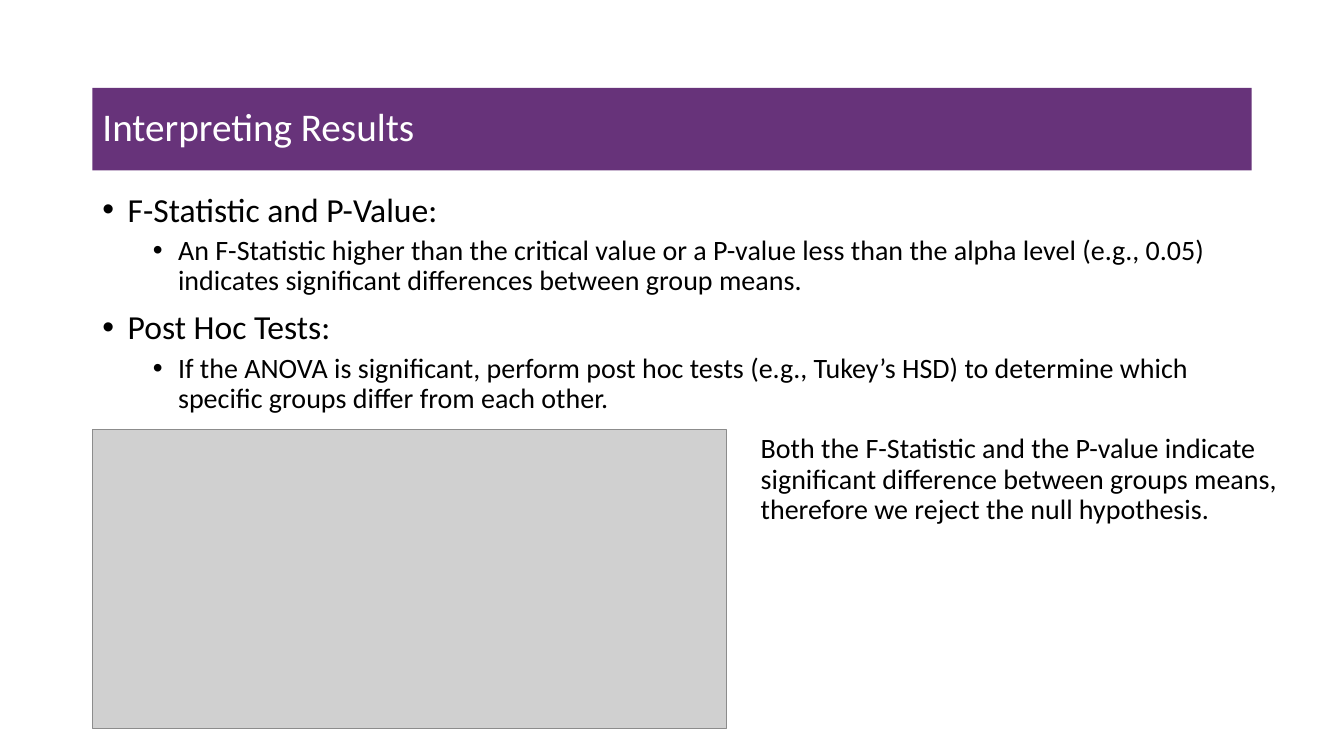
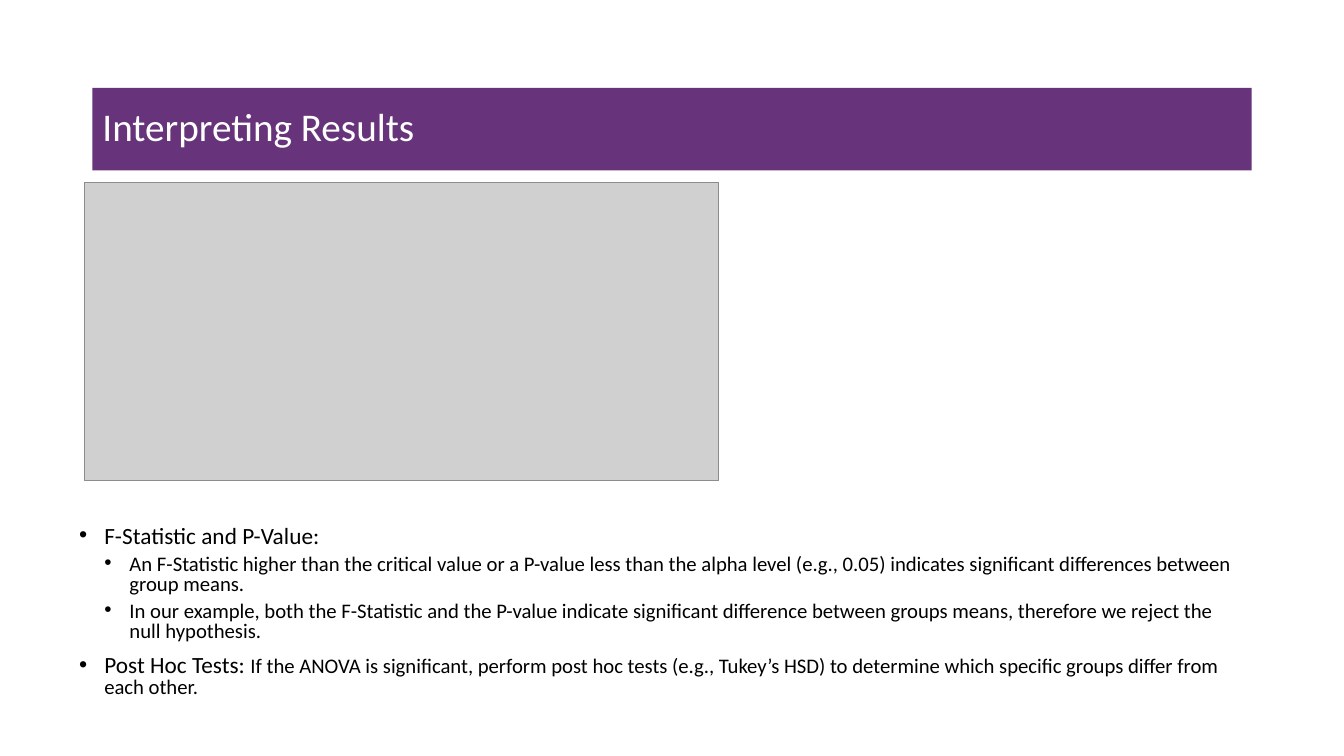
Before and after one commit to msfasha/307102-Descriptive-Statistics-for-Business, a slide deck: slide 41 of Part 2 - Inferential Statisitcs/Part 2.3 - Introduction to Hypothesis Testing/Part 2.3 - Introduction to Hypthesis Testing.pptx (slide 34 before the commit). Drawn at 1344x756 pixels with LibreOffice and Linux fonts; fonts in the diff are those of the drawing; grey boxes stand for pictures; background and template pictures are left out. Boxes give left, top, right and bottom in pixels: in the first picture for what was removed or moved away, otherwise in the second. Text is boxed around its words. In the diff, an @@ line names an element or a change of style, - is before the commit and + after.

```diff
--- a/Part 2 - Inferential Statisitcs/Part 2.3 - Introduction to Hypothesis Testing/Part 2.3 - Introduction to Hypthesis Testing.pptx
+++ b/Part 2 - Inferential Statisitcs/Part 2.3 - Introduction to Hypothesis Testing/Part 2.3 - Introduction to Hypthesis Testing.pptx
@@ picture: place and size @@
-picture at [93,430,727,728]
+picture at [85,182,719,481]
@@ text removed at [761,438,1276,524] @@
-Both the F-Statistic and the P-value indicate significant difference between groups means, therefore we reject the null hypothesis.
@@ text "F-Statistic and P-Value:": place and size @@
-text "F-Statistic and P-Value:" at [128,198,1204,413]
+text "F-Statistic and P-Value:" at [104,528,1230,694]
@@ text at [104,528,1230,595]: size 24 to 16.6 pt in "F-Statistic and P-Value:"; size 20 to 14.8 pt in "An F-Statistic higher than the critical value ..."; line spacing 0.9 to 0.8; indent changed @@
@@ text at [104,603,1218,694]: text changed; size 20 to 14.8 pt @@
-• Post Hoc Tests:
-  • If the ANOVA is significant, perform post hoc tests (e.g., Tukey’s HSD) to determine which specific groups differ from each other.
+  • In our example, both the F-Statistic and the P-value indicate significant difference between groups means, therefore we reject the null hypothesis.
+• Post Hoc Tests: If the ANOVA is significant, perform post hoc tests (e.g., Tukey’s HSD) to determine which specific groups differ from each other.
```
Also in this commit, not shown: 23 other slides changed, 13 slides added, 7 slides removed, 5 other files.
